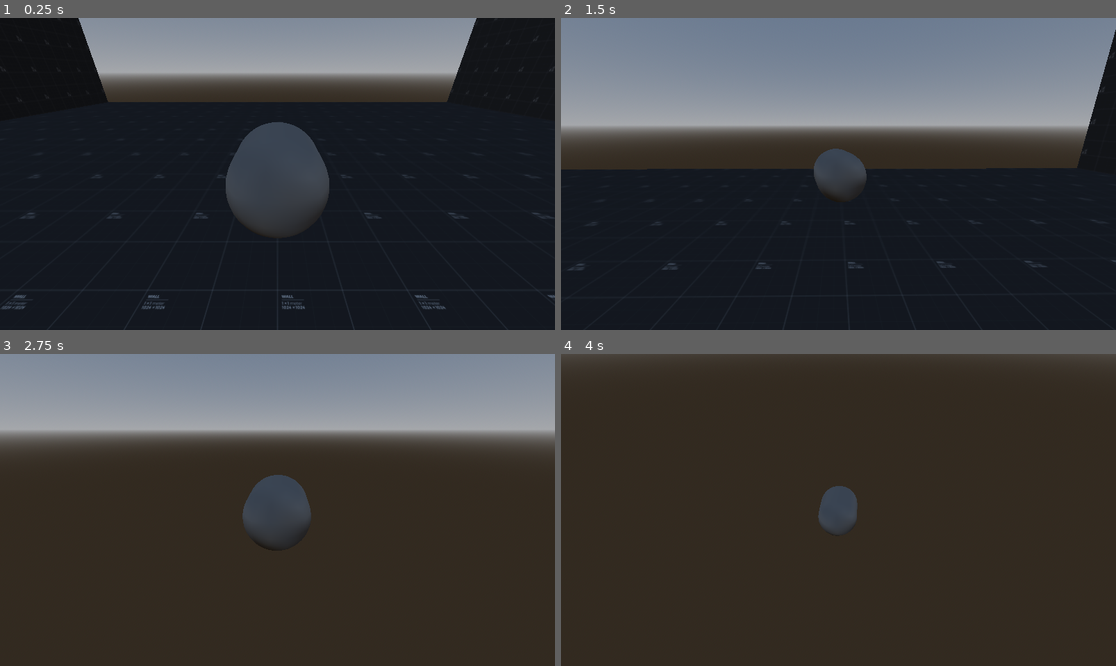
Above: before the commit, frames 1-4 (two rows, left to right).
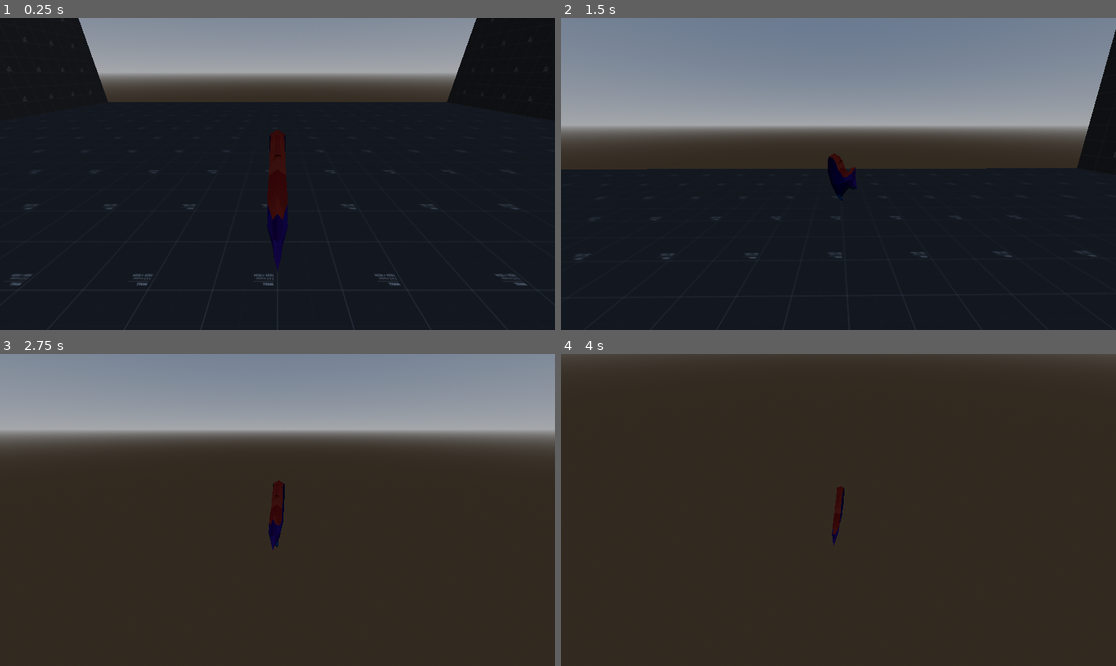
Above: after the commit, the same moments.

Repository: jamethy/fish-4
Game: Godot game, scene res://Scenes/test-scene.tscn
Two runs of this game, one before a commit and one after it. Both use one fixed random seed, a clock stepped at 60 frames per second and the inputs below.
Inputs (mouse positions are in pixels of both pictures, inside the frame that each line leads up to):
- Up to frame 1 (0.25 s): no input
- Up to frame 2 (1.5 s): tap Enter (ui_accept) at 0.5, 0.77 s; move the mouse to (866, 174) at 0.52 s; hold W (Forward) from 0.53 s (still down); tap Space (Burst) at 0.6, 1.35 s; move the mouse to (810, 174) at 1.27 s
- Up to frame 3 (2.75 s): keep holding W (Forward); tap Enter (ui_accept) at 1.52 s; move the mouse to (288, 503) at 2.02 s; tap Space (Burst) at 2.1 s
- Up to frame 4 (4 s): keep holding W (Forward); move the mouse to (832, 516) at 2.77 s; tap Space (Burst) at 2.85, 3.6 s; tap Enter (ui_accept) at 3.02, 3.77 s; move the mouse to (877, 513) at 3.52 s

The runs differ from the first frame. In frame 1, 6.0% of the frame differs, in the area x 0-100%, y 0-94%; in frame 2, 1.4%; in frame 3, 1.9%; in frame 4, 0.9%.

Commit message:
feat: added fish models

Diff:
--- a/Player/Player.gd
+++ b/Player/Player.gd
@@ -64,7 +64,7 @@
 	# Get the input direction and handle the movement/deceleration.
 	# As good practice, you should replace UI actions with custom gameplay actions.
 	var input_dir = Input.get_vector("Left", "Right", "Forward", "Backward")
-	var direction = lerp(direction ,(transform.basis * Vector3(input_dir.x, 0, input_dir.y)).normalized(),delta*lerp_speed)
+	var direction = lerp(direction ,(transform.basis * Vector3(input_dir.x, 0, -input_dir.y)).normalized(),delta*lerp_speed)
 	if direction:
 		velocity.x = direction.x * SPEED
 		velocity.z = direction.z * SPEED
--- a/Player/player.tscn
+++ b/Player/player.tscn
@@ -1,11 +1,9 @@
 [gd_scene load_steps=5 format=3 uid="uid://ua1b473dkgkh"]
 
 [ext_resource type="Script" path="res://Player/Player.gd" id="1_n87ny"]
+[ext_resource type="PackedScene" uid="uid://fxeu1jvy28rn" path="res://Assets/FishV1/FishV1.gltf" id="2_j08mt"]
 
 [sub_resource type="CapsuleShape3D" id="CapsuleShape3D_uuyoy"]
-height = 1.5
-
-[sub_resource type="CapsuleMesh" id="CapsuleMesh_05ut4"]
 height = 1.5
 
 [sub_resource type="ConvexPolygonShape3D" id="ConvexPolygonShape3D_rr7ru"]
@@ -15,14 +13,13 @@
 transform = Transform3D(1, 0, 0, 0, 1, 0, 0, 0, 1, -0.00230026, 0.506608, -0.00224853)
 script = ExtResource("1_n87ny")
 
+[node name="FishModel" parent="." instance=ExtResource("2_j08mt")]
+transform = Transform3D(-1.31134e-07, 0, -3, 0, 3, 0, 3, 0, -1.31134e-07, 0, 0, -0.109647)
+
 [node name="CollisionShape3D" type="CollisionShape3D" parent="."]
 transform = Transform3D(1, 0, 0, 0, -4.37114e-08, -1, 0, 1, -4.37114e-08, 0, 0, 0)
 shape = SubResource("CapsuleShape3D_uuyoy")
 
-[node name="MeshInstance3D" type="MeshInstance3D" parent="."]
-transform = Transform3D(1, 0, 0, 0, -4.37114e-08, -1, 0, 1, -4.37114e-08, 0, 0, 0)
-mesh = SubResource("CapsuleMesh_05ut4")
-
 [node name="RampCollisionShape" type="CollisionShape3D" parent="."]
 transform = Transform3D(1, 0, 0, 0, 1, 0, 0, 0, 1, 0, -0.5, 0)
 shape = SubResource("ConvexPolygonShape3D_rr7ru")
--- a/Scenes/test-scene.tscn
+++ b/Scenes/test-scene.tscn
@@ -46,5 +46,6 @@
 environment = SubResource("Environment_d1hp7")
 
 [node name="Camera3D" parent="." node_paths=PackedStringArray("target") instance=ExtResource("3_ohokl")]
-transform = Transform3D(1, 0, 0, 0, 0.894427, 0.447214, 0, -0.447214, 0.894427, 0, 2, 2)
+transform = Transform3D(-1, 3.90967e-08, -7.81933e-08, 0, 0.894427, 0.447214, 8.74228e-08, 0.447214, -0.894427, 0, 2, -2)
 target = NodePath("../Player")
+offset = Vector3(0, 1, -2)
--- a/fish.tscn
+++ b/fish.tscn
@@ -1,16 +1,16 @@
 [gd_scene load_steps=3 format=3 uid="uid://b8bi27h5lo5ae"]
 
-[sub_resource type="CapsuleMesh" id="CapsuleMesh_7hep0"]
+[ext_resource type="PackedScene" uid="uid://j122buc2nx6s" path="res://Assets/FishV2/FishV2.gltf" id="1_ki6cs"]
 
 [sub_resource type="CapsuleShape3D" id="CapsuleShape3D_im31q"]
+radius = 0.375
 
 [node name="Fish" type="RigidBody3D"]
 collision_layer = 3
 collision_mask = 3
 
-[node name="CSGMesh3D" type="CSGMesh3D" parent="."]
-transform = Transform3D(1, 0, 0, 0, -0.00101225, 0.999999, 0, -0.999999, -0.00101225, 0, 0, 0)
-mesh = SubResource("CapsuleMesh_7hep0")
+[node name="FishModel" parent="." instance=ExtResource("1_ki6cs")]
+transform = Transform3D(-1.31134e-07, 0, -3, 0, 3, 0, 3, 0, -1.31134e-07, 0, 0.04079, -0.0652708)
 
 [node name="CollisionShape3D" type="CollisionShape3D" parent="."]
 transform = Transform3D(1, 0, 0, 0, -4.37114e-08, -1, 0, 1, -4.37114e-08, 0, 0, 0)
--- a/initial_room.tscn
+++ b/initial_room.tscn
@@ -26,6 +26,11 @@
 SPEED = 10.0
 burst_velocity = 35.0
 
+[node name="Camera3D" parent="." node_paths=PackedStringArray("target") instance=ExtResource("4_l5wrg")]
+transform = Transform3D(-1, 3.91037e-08, -7.81898e-08, 0, 0.894387, 0.447295, 8.74228e-08, 0.447295, -0.894387, -0.00230026, 3.59301, -13.1556)
+target = NodePath("../Player2")
+offset = Vector3(0, 2, -4)
+
 [node name="Wall1" type="StaticBody3D" parent="."]
 transform = Transform3D(-0.0230014, -0.999735, 0, 0.999735, -0.0230014, 0, 0, 0, 1, 13.5508, 1.07353, 0)
 
@@ -671,7 +676,3 @@
 [node name="Fish144" parent="." instance=ExtResource("1_ehy27")]
 transform = Transform3D(-0.0371495, 0, -0.99931, 0, 1, 0, 0.99931, 0, -0.0371495, -10.8535, 7.71385, 5.17117)
 mass = 0.01
-
-[node name="Camera3D" parent="." node_paths=PackedStringArray("target") instance=ExtResource("4_l5wrg")]
-transform = Transform3D(1, 0, 0, 0, 0.894428, 0.447213, 0, -0.447213, 0.894428, -0.00230026, 2.59301, -7.15647)
-target = NodePath("../Player2")
Not shown, added: Assets/FishV1/FishV1.gltf
Not shown, added: Assets/FishV1/FishV1.gltf.import
Binary file added: Assets/FishV1/PolyPackFish.png
Not shown, added: Assets/FishV1/PolyPackFish.png.import
Binary file added: Assets/FishV1/buffer.bin
Not shown, added: Assets/FishV2/FishV2.gltf
Not shown, added: Assets/FishV2/FishV2.gltf.import
Binary file added: Assets/FishV2/PolyPackFish.png
Not shown, added: Assets/FishV2/PolyPackFish.png.import
Binary file added: Assets/FishV2/buffer.bin
Not shown, added: Assets/FishV3/FishV3.gltf
Not shown, added: Assets/FishV3/FishV3.gltf.import
(and 8 more such lines)
